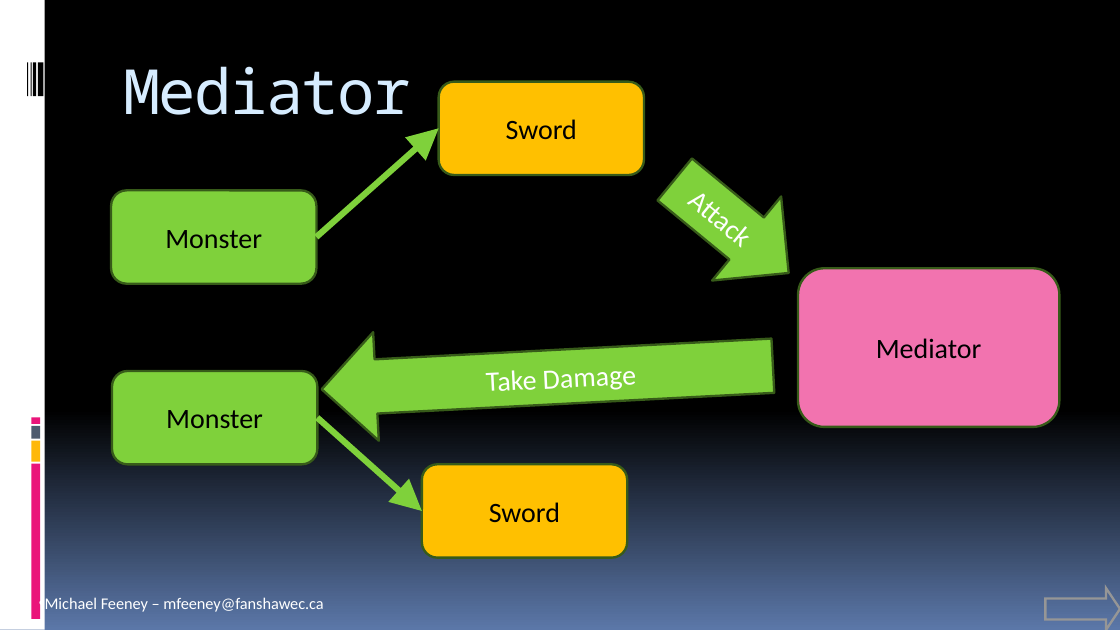
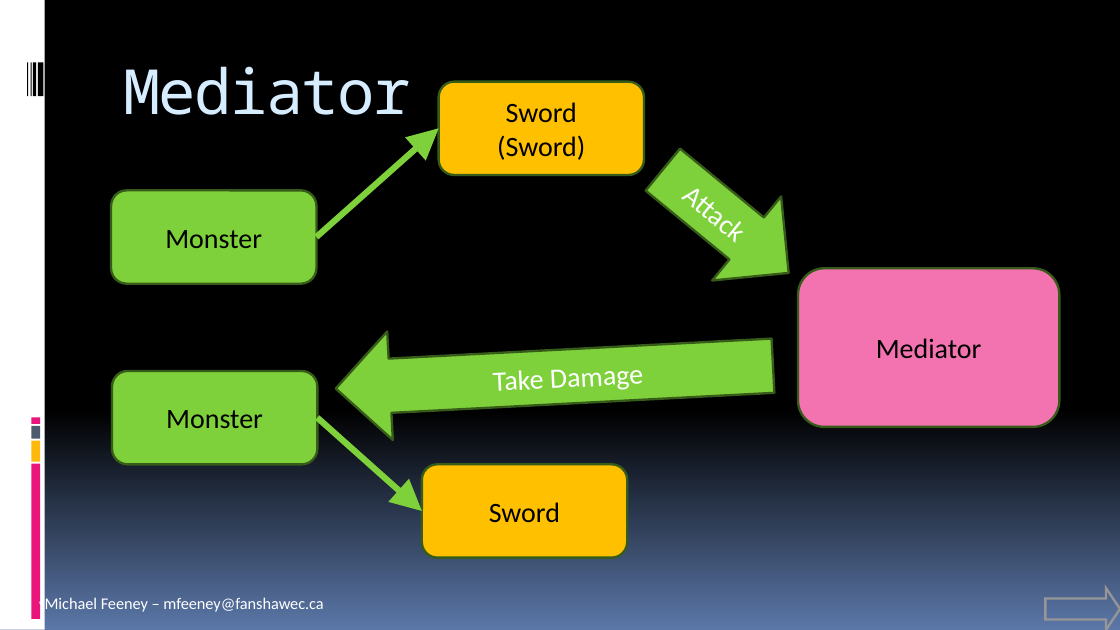
Before and after one commit to FeeneyCodes/GDP202425, a slide deck: slide 19 of 6044_FramPat/D2D/INFO_6044_Patterns (live document).pptx (slide 18 before the commit). Drawn at 1120x630 pixels with LibreOffice and Linux fonts; fonts in the diff are those of the drawing. Boxes give left, top, right and bottom in pixels: in the first picture for what was removed or moved away, otherwise in the second. Text is boxed around its words. In the diff, an @@ line names an element or a change of style, - is before the commit and + after.

```diff
--- a/6044_FramPat/D2D/INFO_6044_Patterns (live document).pptx
+++ b/6044_FramPat/D2D/INFO_6044_Patterns (live document).pptx
@@ text in rounded rectangle at <box>497,135,585,160</box>: paragraph added @@
+(Sword)
@@ right arrow "Attack": place and size @@
-right arrow "Attack" at <box>640,137,823,315</box>
+right arrow "Attack" at <box>628,128,822,315</box>
@@ right arrow "Take Damage": place and size @@
-right arrow "Take Damage" at <box>319,312,775,444</box>
+right arrow "Take Damage" at <box>333,311,776,443</box>
```
Also in this commit, not shown: 2 other slides changed, 1 slide added, 53 other files.
